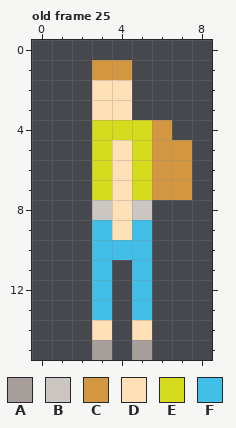
Pixel-art file, stored at _graphics/Characters/MainCharacters.aseprite. The picture above was drawn from the file before the commit.
9x16 pixels, 25 frames. Shown: old frame 25. The commit also changed other frames, which this record leaves out.
Palette (. is transparent): A #a69e9a  B #cbc6c1  C #d39741  D #ffe0b7  E #d5dc1d  F #42bfe8
Pixels before, old frame 25, first column x 3:
 1 CC...
 2 DD...
 3 DD...
 4 EEEC.
 5 EDECC
 6 EDECC
 7 EDECC
 8 BDB..
 9 FDF..
10 FFF..
11 F.F..
12 F.F..
13 F.F..
14 D.D..
15 A.A..
New version:
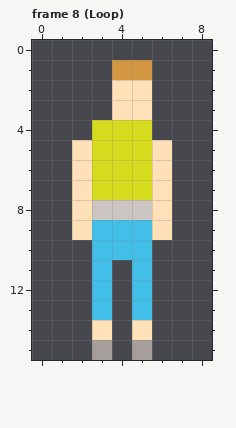
A new or re-ordered frame is compared with the old frame closest to it.
From old to new:
layer "Man Eating" added
layer "Woman Drinking" now hidden
frames re-ordered
Frame 8 (Loop) against old frame 25:
Colour B replaces colour D in row 8 at x 4.
Colour C is added in row 1 at x 5.
Colour D is added in rows 2 to 3 at x 5; in rows 5 to 7 at x 2; in rows 8 to 9 at x 2 and 6.
Colour D replaces colour C in rows 5 to 7 at x 6.
Colour E replaces colour D in rows 5 to 7 at x 4.
Colour F replaces colour D in row 9 at x 4.
The edit erases colour C in row 1 at x 3; in row 4 at x 6; in rows 5 to 7 at x 7.
The edit erases colour D in rows 2 to 3 at x 3.
Changed places in both pictures, as pixel boxes (x1, y1, x2, y2):
changed: (72, 60, 192, 240)
